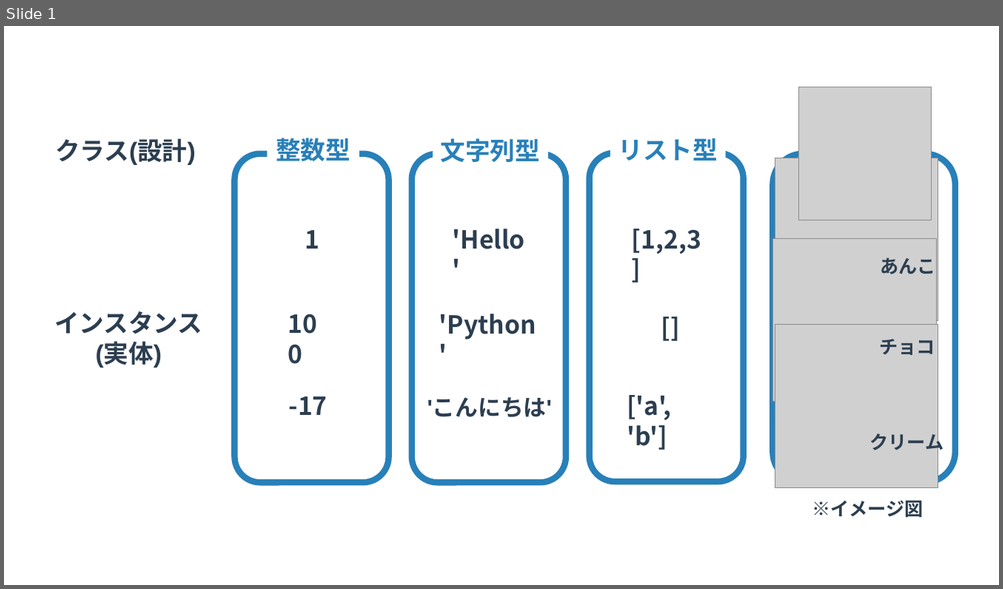
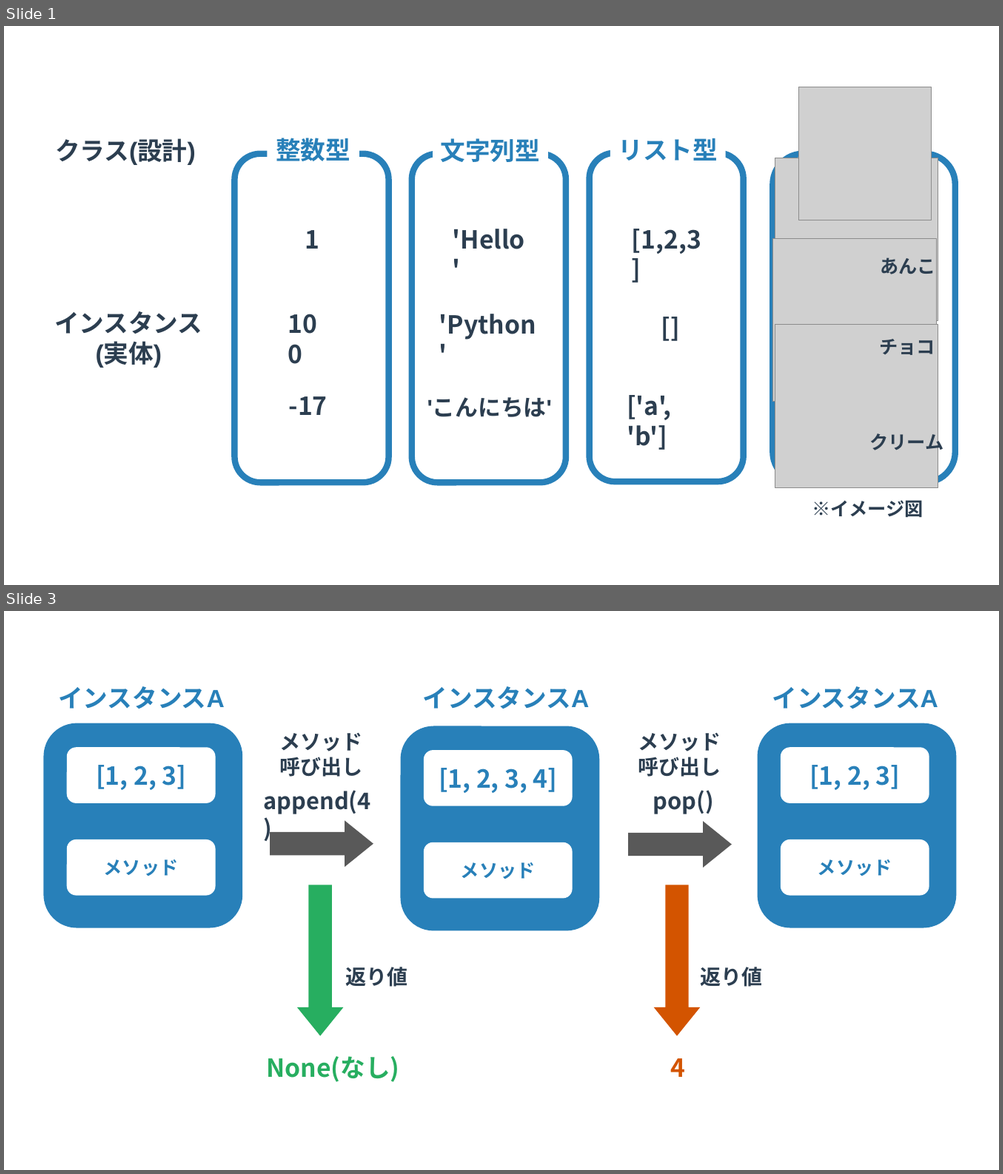
Before and after one commit to yuichi110/www.yuichi.com-python, a slide deck: slides/080.pptx. Shown one above the other, each under a label of ours: slide 1 before the commit, slides 1 and 3 after it; the slides between them are not shown. The pictures are 1003x589 and 1003x1174 pixels, drawn with LibreOffice and Linux fonts; fonts in the diff are those of the drawing; grey boxes stand for pictures. Boxes give left, top, right and bottom in pixels: in the first picture for what was removed or moved away, otherwise in the second. Text is boxed around its words. In the diff, an @@ line names an element or a change of style, - is before the commit and + after.

```diff
--- a/slides/080.pptx
+++ b/slides/080.pptx
@@ slide 3 added at (4, 611, 999, 1170), background #FFFFFF @@
@@ text added at (58, 686, 225, 709), 24 pt, text #2880B9, bold @@
+インスタンスA
@@ text added at (423, 686, 589, 709), 24 pt, text #2880B9, bold @@
+インスタンスA
@@ text added at (771, 686, 938, 709), 24 pt, text #2880B9, bold @@
+インスタンスA
@@ rounded rectangle added at (43, 723, 243, 928), fill #2880B9 @@
@@ text added at (280, 732, 363, 777), 20 pt, text #2C3E50, bold @@
+メソッド
+呼び出し
@@ rounded rectangle added at (400, 726, 600, 931), fill #2880B9 @@
@@ text added at (637, 732, 720, 777), 20 pt, text #2C3E50, bold @@
+メソッド
+呼び出し
@@ rounded rectangle added at (757, 723, 957, 928), fill #2880B9 @@
@@ rounded rectangle added at (67, 748, 215, 803), fill #FFFFFF, 24 pt, text #2880B9, bold @@
+[1, 2, 3]
@@ rounded rectangle added at (424, 751, 572, 806), fill #FFFFFF, 24 pt, text #2880B9, bold @@
+[1, 2, 3, 4]
@@ rounded rectangle added at (781, 748, 929, 803), fill #FFFFFF, 24 pt, text #2880B9, bold @@
+[1, 2, 3]
@@ text added at (264, 790, 371, 815), 22 pt, text #2C3E50, bold @@
+append(4)
@@ text added at (653, 790, 714, 815), 22 pt, text #2C3E50, bold @@
+pop()
@@ right arrow added at (270, 820, 373, 867), fill #595959 @@
@@ right arrow added at (628, 821, 731, 868), fill #595959 @@
@@ rounded rectangle added at (67, 840, 215, 896), fill #FFFFFF, 18 pt, text #2880B9, bold @@
+メソッド
@@ rounded rectangle added at (424, 843, 572, 898), fill #FFFFFF, 18 pt, text #2880B9, bold @@
+メソッド
@@ rounded rectangle added at (781, 840, 929, 896), fill #FFFFFF, 18 pt, text #2880B9, bold @@
+メソッド
@@ right arrow added at (297, 886, 343, 1037), fill #27AE60 @@
@@ right arrow added at (654, 886, 700, 1037), fill #D35400 @@
@@ text added at (345, 967, 407, 987), 20 pt, text #2C3E50, bold @@
+返り値
@@ text added at (700, 967, 762, 987), 20 pt, text #2C3E50, bold @@
+返り値
@@ text added at (267, 1056, 400, 1082), 24 pt, text #27AE60, bold @@
+None(なし)
@@ text added at (670, 1059, 685, 1077), 24 pt, text #D35400, bold @@
+4
```
Also in this commit, not shown: 1 slide changed, 2 other slides added, 9 other files.
